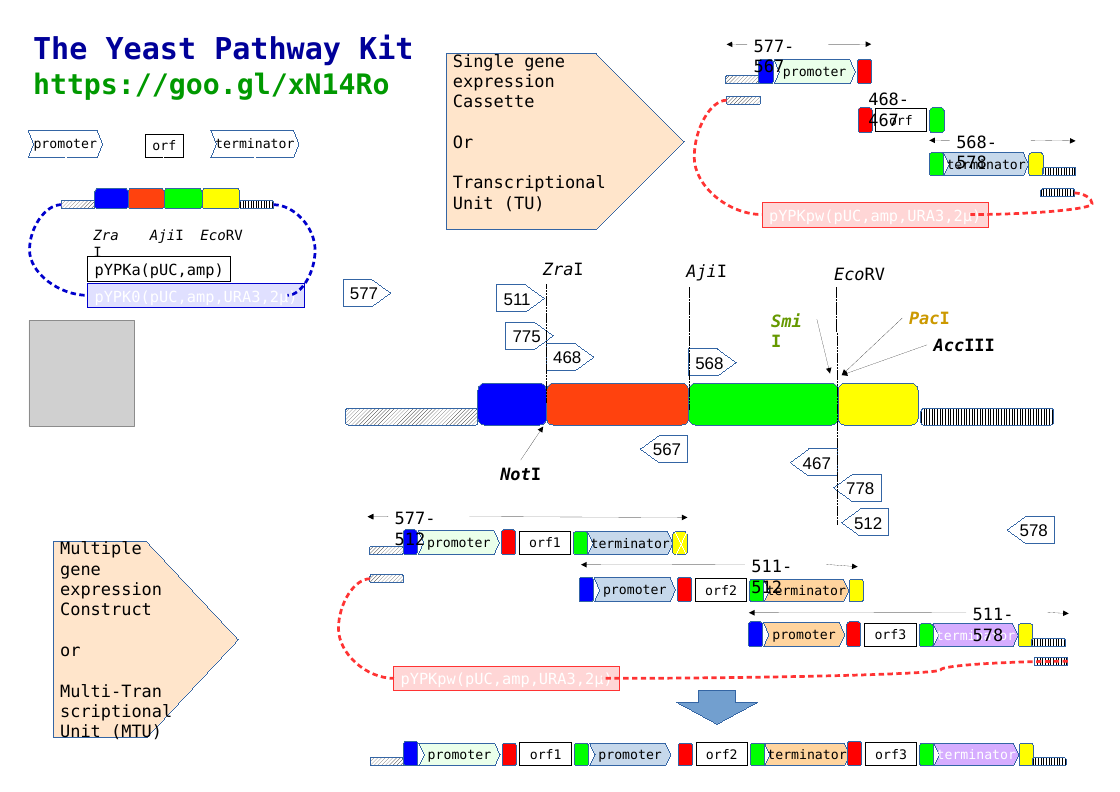
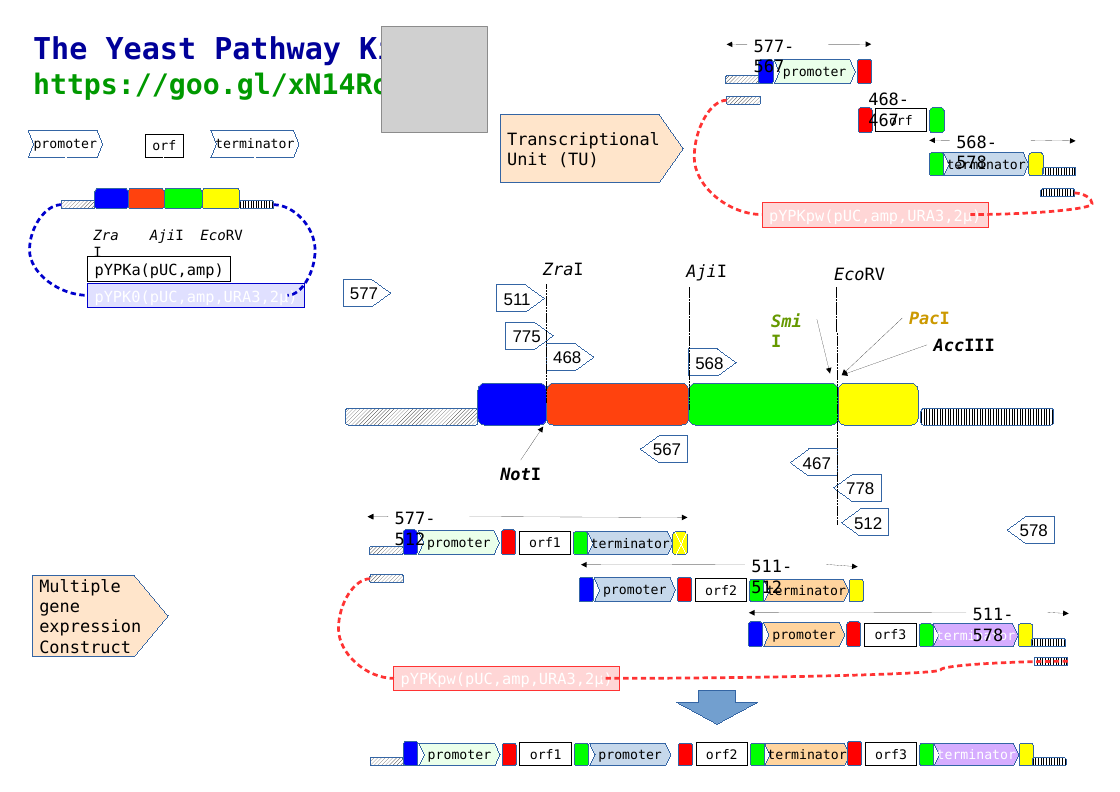
Before and after one commit to MetabolicEngineeringGroupCBMA/ypk-xylose-pathways, a slide deck: slide 1 of A3_YPK_poster.odp. Drawn at 1120x792 pixels with LibreOffice and Linux fonts; fonts in the diff are those of the drawing; grey boxes stand for pictures. Boxes give left, top, right and bottom in pixels: in the first picture for what was removed or moved away, otherwise in the second. Text is boxed around its words. In the diff, an @@ line names an element or a change of style, - is before the commit and + after.

```diff
--- a/A3_YPK_poster.odp
+++ b/A3_YPK_poster.odp
@@ picture: place and size @@
-picture at (29,320,135,426)
+picture at (381,26,487,132)
@@ text in freeform shape at (453,53,565,149): paragraphs removed @@
-Single gene
-expression
-Cassette
-Or
@@ freeform shape "Transcriptional": place and size @@
-freeform shape "Transcriptional" at (446,53,684,230)
+freeform shape "Transcriptional" at (500,114,683,182)
@@ freeform shape "Multiple": place and size @@
-freeform shape "Multiple" at (53,541,238,737)
+freeform shape "Multiple" at (33,575,168,656)
@@ text in freeform shape at (60,646,172,742): paragraphs removed @@
-or
-Multi-Tran
-scriptional
-Unit (MTU)
```
Also in this commit, not shown: 4 other files.
